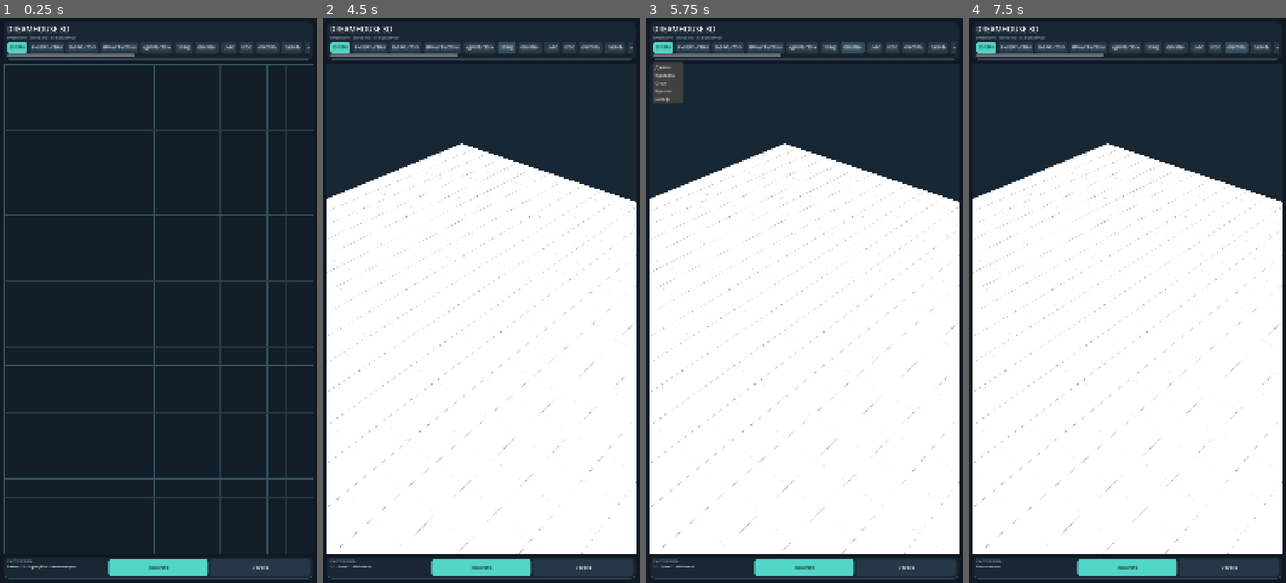
Above: before the commit, frames 1-4 (left to right).
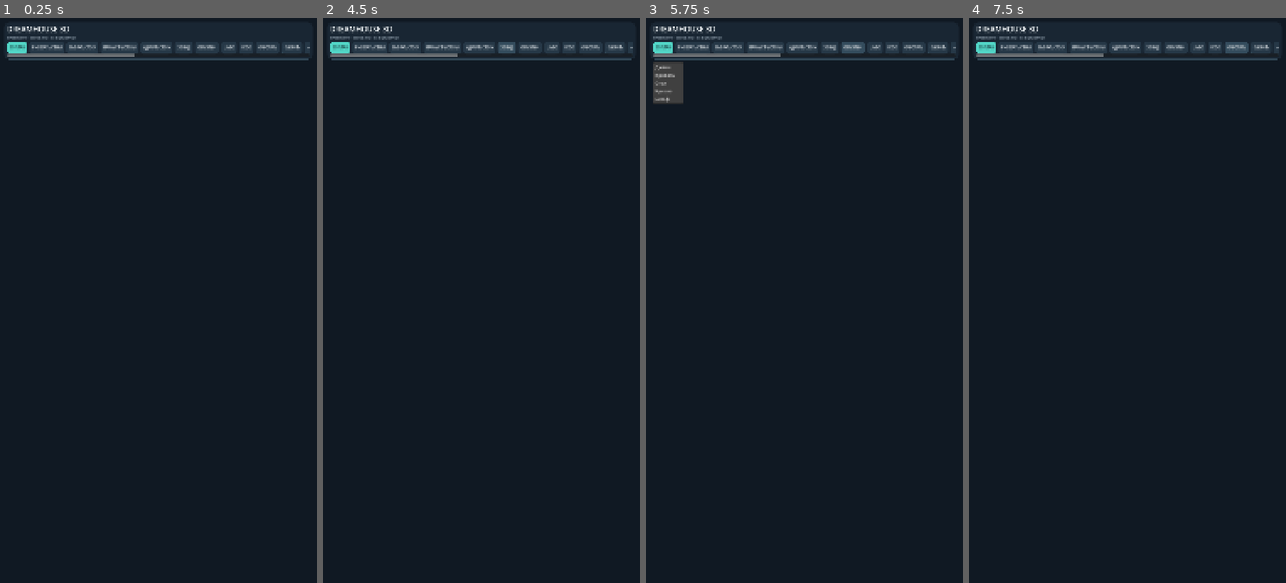
Above: after the commit, the same moments.

Repository: Phantom220-hub/Nyxvault-clinets
Game: Godot game, scene res://scenes/main.tscn
Same seed, same stepped clock (60 frames per second), same inputs: the game is played once before the commit and once after it.
Inputs:
- Up to frame 1 (0.25 s): no input
- Up to frame 2 (4.5 s): click "2D ПЛАН" at 0.5 s; click "РИСОВАТЬ СТЕНЫ" at 1.25 s; click "ВЫБРАТЬ СТЕНУ" at 2 s; click "ПАРАМЕТРЫ СТЕНЫ" at 2.75 s; click "УДАЛИТЬ СТЕНУ" at 3.5 s; click "3D ВИД" at 4.25 s
- Up to frame 3 (5.75 s): click "ОБЪЕКТЫ +" at 5 s
- Up to frame 4 (7.5 s): click "UNDO" at 5.75 s; click "REDO" at 6.5 s; click "ОЧИСТИТЬ" at 7.25 s

The runs differ from the first frame. In frame 1, 6.9% of the frame differs, in the area x 1-99%, y 8-100%; in frame 2, 68%, in the area x 1-99%, y 22-100%; in frame 3, 68%; in frame 4, 68%.
Error after the commit: Parse Error: Static function "constrain_angle()" not found in base "WallGeometry". (res://scripts/plan_canvas.gd:117)

Commit message:
Improve connected wall editing and angle snapping

Diff:
--- a/scripts/plan_canvas.gd
+++ b/scripts/plan_canvas.gd
@@ -33,6 +33,9 @@
 var current_point := Vector2.ZERO
 var grid_size := 32.0
 var snap_enabled := true
+var angle_snap_enabled := true
+var angle_snap_degrees := 15.0
+var drag_start_walls: Array[Dictionary] = []
 
 func _ready() -> void:
 	mouse_filter = Control.MOUSE_FILTER_STOP
@@ -91,6 +94,10 @@
 		draw_circle(start_point, 7.0, PREVIEW_COLOR)
 		draw_circle(current_point, 7.0, PREVIEW_COLOR)
 
+func set_angle_snap_enabled(enabled: bool) -> void:
+	angle_snap_enabled = enabled
+	queue_redraw()
+
 func _snap(p: Vector2) -> Vector2:
 	var point := Geometry.snap_point(p, grid_size) if snap_enabled else p
 	# Endpoint snapping makes wall intersections share exact coordinates.
@@ -104,6 +111,12 @@
 				nearest = endpoint
 	return nearest
 
+func _constrained_point(raw_point: Vector2) -> Vector2:
+	var point := _snap(raw_point)
+	if angle_snap_enabled:
+		point = Geometry.constrain_angle(start_point, point, angle_snap_degrees)
+	return _snap(point)
+
 func set_tool_mode(mode: String) -> void:
 	tool_mode = "select" if mode == "select" else "draw"
 	drawing = false
@@ -118,7 +131,7 @@
 			_pointer_up(event.position)
 	elif event is InputEventMouseMotion:
 		if drawing:
-			current_point = _snap(event.position)
+			current_point = _constrained_point(event.position)
 			queue_redraw()
 		elif dragging_wall:
 			_pointer_drag(event.position)
@@ -129,7 +142,7 @@
 			_pointer_up(event.position)
 	elif event is InputEventScreenDrag:
 		if drawing:
-			current_point = _snap(event.position)
+			current_point = _constrained_point(event.position)
 			queue_redraw()
 		elif dragging_wall:
 			_pointer_drag(event.position)
@@ -155,6 +168,7 @@
 			drag_history_recorded = false
 			drag_start_pointer = point
 			drag_start_wall = wall.duplicate(true)
+			drag_start_walls = walls.duplicate(true)
 	accept_event()
 	queue_redraw()
 
@@ -164,23 +178,60 @@
 	if not drag_history_recorded:
 		_record_history()
 		drag_history_recorded = true
-	var wall: Dictionary = walls[selected_wall].duplicate(true)
-	if drag_endpoint == 0:
-		wall.a = _snap(point)
-	elif drag_endpoint == 1:
-		wall.b = _snap(point)
+	var wall: Dictionary = drag_start_wall.duplicate(true)
+	if drag_endpoint == 0 or drag_endpoint == 1:
+		var old_point: Vector2 = wall.a if drag_endpoint == 0 else wall.b
+		var new_point := _snap(point)
+		if old_point.distance_to(new_point) < 0.001:
+			return
+		if drag_endpoint == 0:
+			wall.a = new_point
+		else:
+			wall.b = new_point
+		walls[selected_wall] = wall
+		for i in range(walls.size()):
+			if i == selected_wall:
+				continue
+			var connected: Dictionary = walls[i].duplicate(true)
+			if (connected.a as Vector2).distance_to(old_point) <= Geometry.JOIN_TOLERANCE_PX:
+				connected.a = new_point
+			if (connected.b as Vector2).distance_to(old_point) <= Geometry.JOIN_TOLERANCE_PX:
+				connected.b = new_point
+			walls[i] = connected
 	else:
 		var original_a: Vector2 = drag_start_wall.get("a", wall.a)
-		var original_b: Vector2 = drag_start_wall.get("b", wall.b)
 		var desired_a := original_a + (point - drag_start_pointer)
-		var moved_a := _snap(desired_a)
-		var offset := moved_a - original_a
-		wall.a = original_a + offset
-		wall.b = original_b + offset
-	if not Geometry.valid_wall(wall):
+		var offset := _snap(desired_a) - original_a
+		walls = _translated_connected_component(selected_wall, offset)
+	if not Geometry.valid_wall(walls[selected_wall]):
+		walls = drag_start_walls.duplicate(true)
 		return
-	walls[selected_wall] = wall
-	queue_redraw()
+	queue_redraw()
+
+func _translated_connected_component(root_index: int, offset: Vector2) -> Array[Dictionary]:
+	var result: Array[Dictionary] = drag_start_walls.duplicate(true)
+	if root_index < 0 or root_index >= result.size():
+		return result
+	var visited: Dictionary = {root_index: true}
+	var queue: Array[int] = [root_index]
+	while not queue.is_empty():
+		var current: int = queue.pop_front()
+		var current_wall: Dictionary = drag_start_walls[current]
+		for candidate in range(drag_start_walls.size()):
+			if visited.has(candidate):
+				continue
+			var other: Dictionary = drag_start_walls[candidate]
+			var touches := false
+			for endpoint_a in [current_wall.a, current_wall.b]:
+				for endpoint_b in [other.a, other.b]:
+					if endpoint_a.distance_to(endpoint_b) <= Geometry.JOIN_TOLERANCE_PX:
+						touches = true
+			if touches:
+				visited[candidate] = true
+				queue.append(candidate)
+	for index in visited.keys():
+		result[int(index)] = Geometry.translated(drag_start_walls[int(index)], offset)
+	return result
 
 func _pointer_up(point: Vector2) -> void:
 	if drawing:
@@ -197,6 +248,7 @@
 		dragging_wall = false
 		drag_endpoint = -1
 		drag_start_wall.clear()
+		drag_start_walls.clear()
 		drag_history_recorded = false
 		walls_changed.emit()
 	accept_event()
